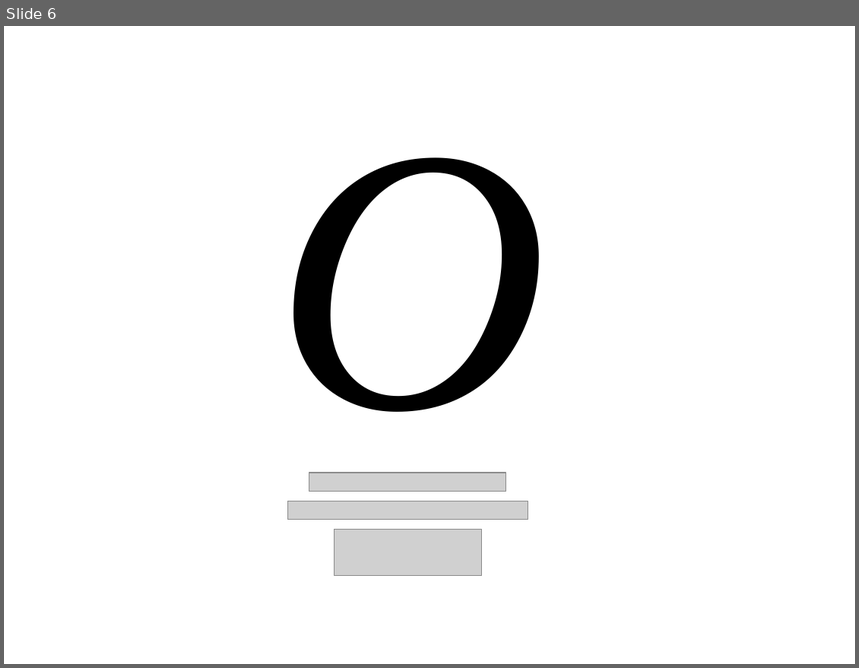
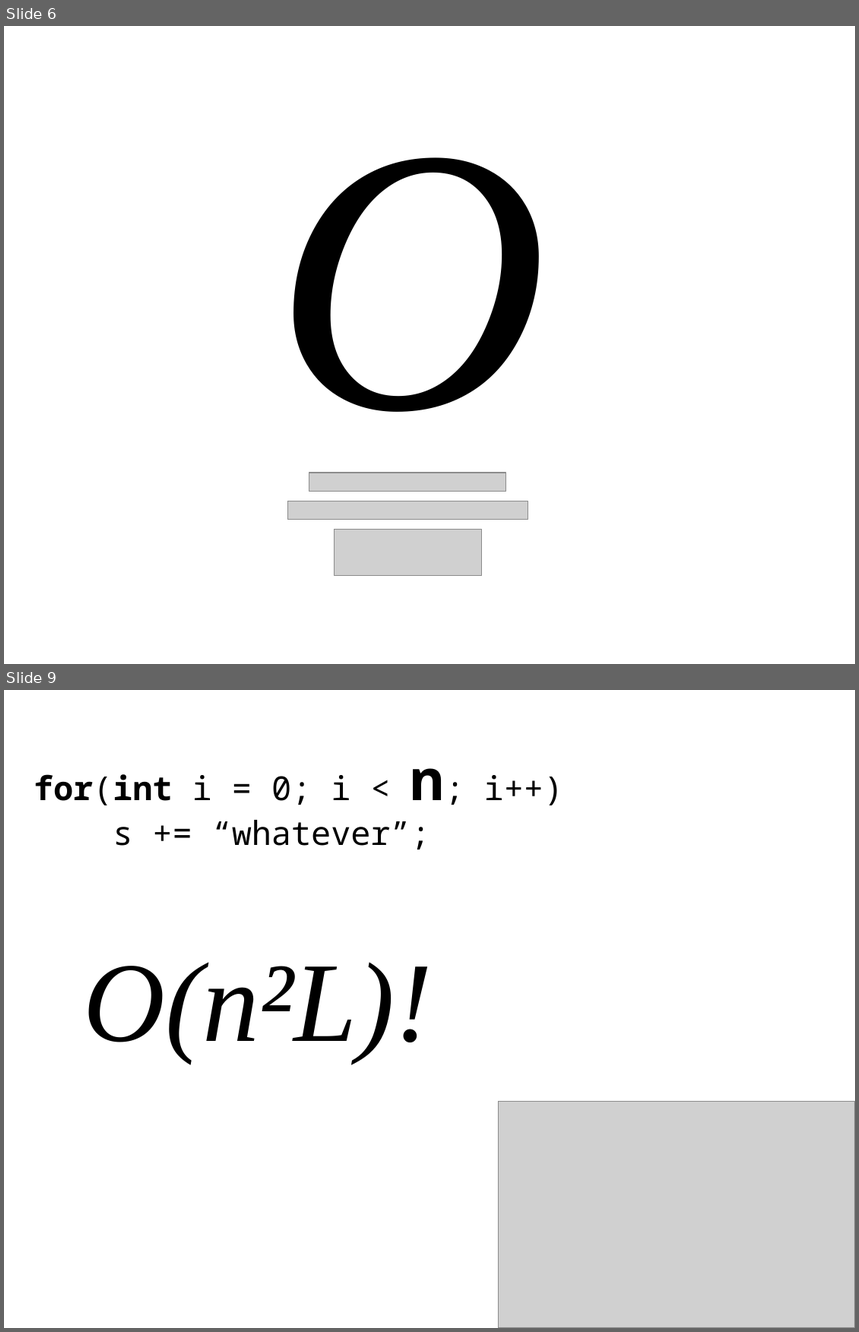
Before and after one commit to juanplopes/dnad2011-complexidade-algoritmos, a slide deck: Presentation.pptx. Shown one above the other, each under a label of ours: slide 6 before the commit, slides 6 and 9 after it; the slides between them are not shown. The pictures are 859x668 and 859x1332 pixels, drawn with LibreOffice and Linux fonts; fonts in the diff are those of the drawing; grey boxes stand for pictures. Boxes give left, top, right and bottom in pixels: in the first picture for what was removed or moved away, otherwise in the second. Text is boxed around its words. In the diff, an @@ line names an element or a change of style, - is before the commit and + after.

```diff
--- a/Presentation.pptx
+++ b/Presentation.pptx
@@ slide 9 added at [4,690,855,1328], background #FFFFFF @@
@@ text added at [34,774,563,850], 28 pt, text #000000 @@
+for(int i = 0; i < n; i++)
+s += “whatever”;
@@ text added at [83,962,432,1062], 96 pt, text #000000, italic @@
+O(n²L)!
@@ picture added at [499,1101,855,1328] @@
```
Also in this commit, not shown: 5 other slides added, 1 slide removed.
